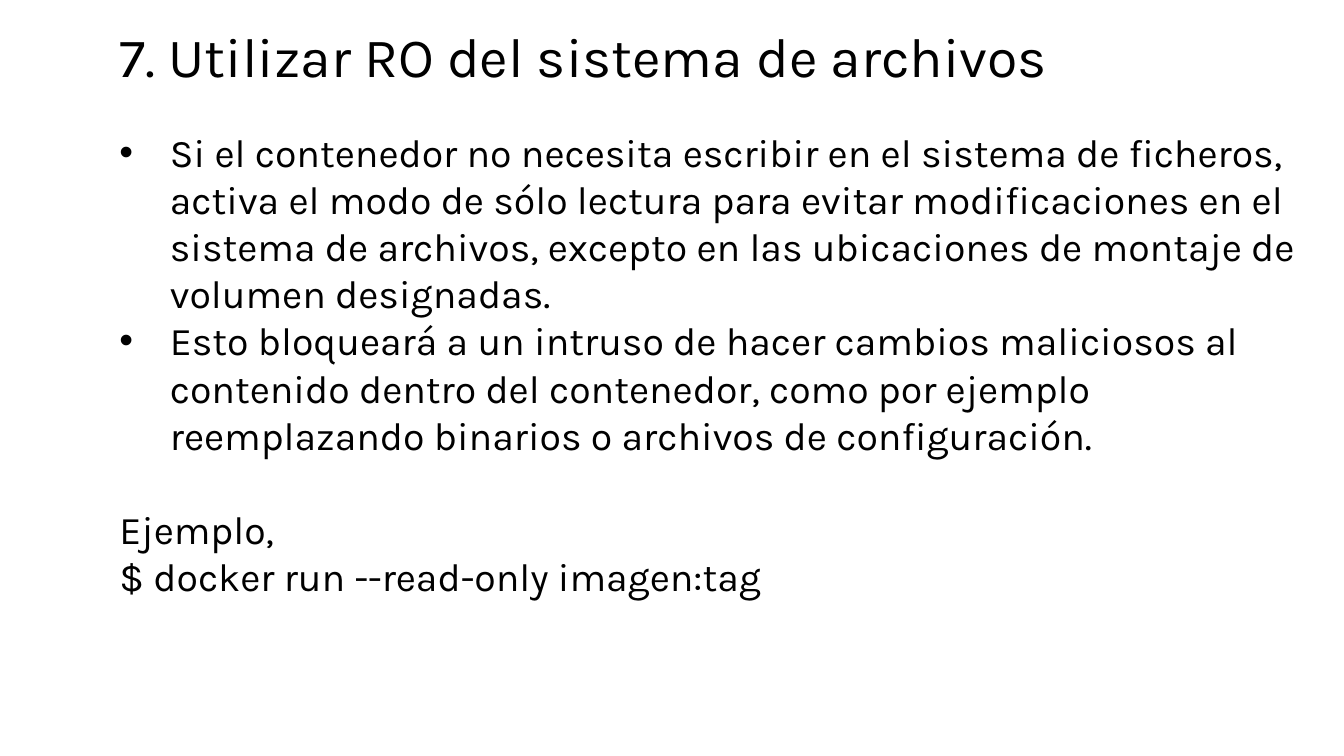
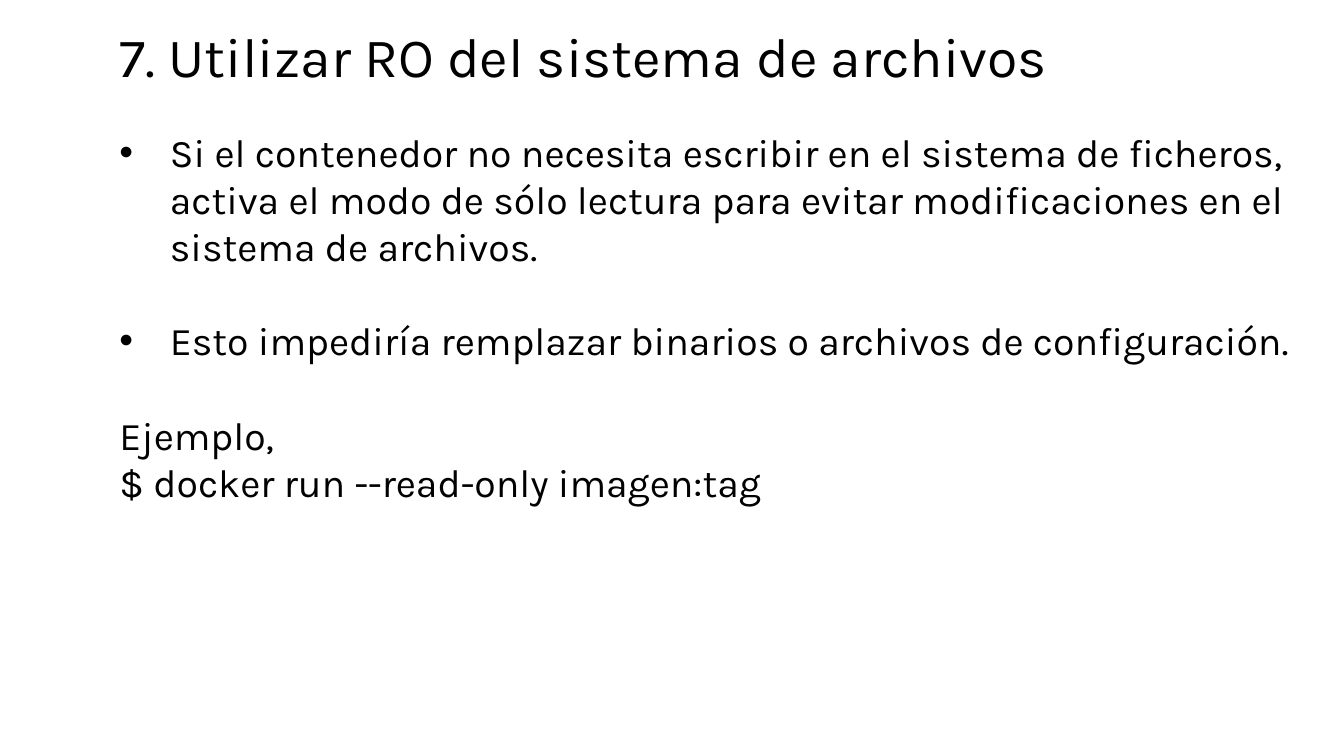
Before and after one commit to jpaniorte/docker25, a slide deck: slide 8 of ppt/6_container_security.pptx (slide 7 before the commit). Drawn at 1344x756 pixels with LibreOffice and Linux fonts; fonts in the diff are those of the drawing. Boxes give left, top, right and bottom in pixels: in the first picture for what was removed or moved away, otherwise in the second. Text is boxed around its words. In the diff, an @@ line names an element or a change of style, - is before the commit and + after.

```diff
--- a/ppt/6_container_security.pptx
+++ b/ppt/6_container_security.pptx
@@ text at [170, 140, 1289, 365]: text changed @@
-• Si el contenedor no necesita escribir en el sistema de ficheros, activa el modo de sólo lectura para evitar modificaciones en el sistema de archivos, excepto en las ubicaciones de montaje de volumen designadas.
-• Esto bloqueará a un intruso de hacer cambios maliciosos al contenido dentro del contenedor, como por ejemplo reemplazando binarios o archivos de configuración.
+• Si el contenedor no necesita escribir en el sistema de ficheros, activa el modo de sólo lectura para evitar modificaciones en el sistema de archivos.
+• Esto impediría remplazar binarios o archivos de configuración.
```
Also in this commit, not shown: 6 other slides changed, 1 slide added, 3 other files.
